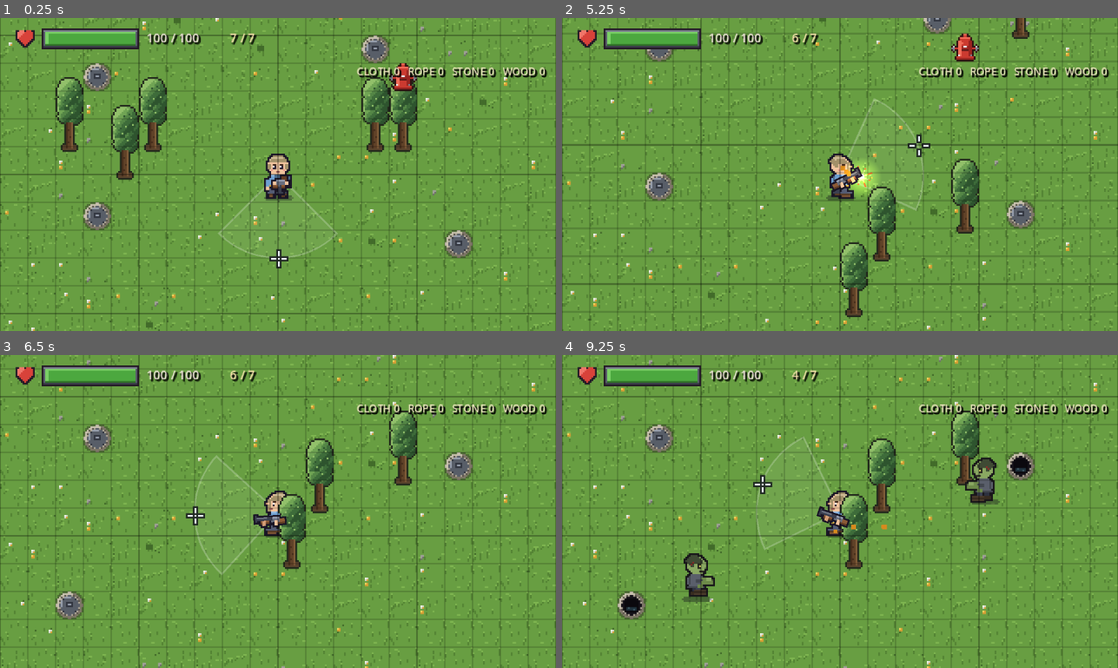
Above: before the commit, frames 1-4 (two rows, left to right).
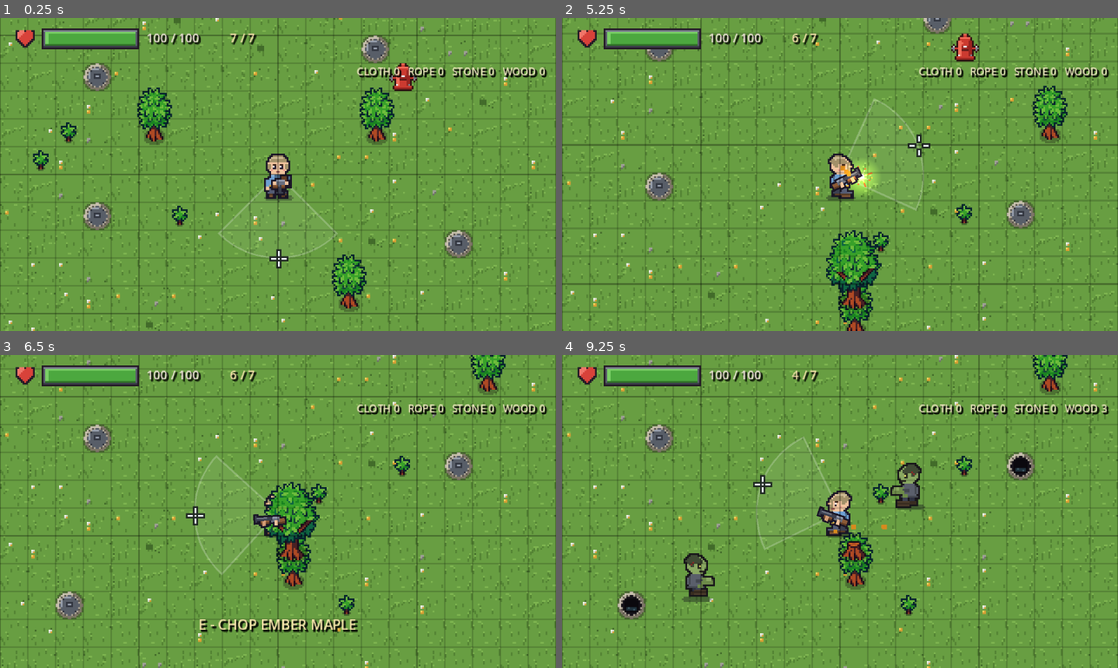
Above: after the commit, the same moments.

Repository: zhoucswift-cmd/pixel-survivor
Game: Godot game, scene res://scenes/main.tscn
Same seed, same stepped clock (60 frames per second), same inputs: the game is played once before the commit and once after it. This scene is started directly instead of the project's main scene.
Inputs (mouse positions are in pixels of both pictures, inside the frame that each line leads up to):
- Up to frame 1 (0.25 s): no input
- Up to frame 2 (5.25 s): tap Enter at 0.5, 4.25 s; move the mouse to (962, 158) at 0.52 s; hold D (move_right) 0.53-1.25 s; hold E (interact) 0.53-1.25 s; click (962, 158) at 0.67 s; drag from (728, 190) to (812, 237) at 1.27 s; tap Space at 2, 5 s; move the mouse to (895, 105) at 2.02 s; hold D (move_right) 2.03-2.75 s; hold E (interact) 2.03-2.75 s; drag from (812, 237) to (673, 127) at 2.77 s; move the mouse to (1006, 221) at 3.52 s; hold A (move_left) 3.53-4.25 s; hold E (interact) 3.53-4.25 s; tap U at 3.6 s; tap R (reload) at 4.15 s; drag from (840, 174) to (756, 96) at 4.27 s; move the mouse to (867, 174) at 5.02 s; hold S (move_down) from 5.03 s (still down); hold E (interact) from 5.03 s (still down); tap V at 5.1 s; click (867, 174) at 5.17 s
- Up to frame 3 (6.5 s): release S (move_down) at 5.75 s; release E (interact) at 5.75 s; drag from (194, 433) to (166, 527) at 5.77 s
- Up to frame 4 (9.25 s): tap Enter at 6.5 s; move the mouse to (962, 495) at 6.52 s; hold W (move_up) 6.53-7.25 s; hold E (interact) 6.53-7.25 s; tap H at 6.6 s; drag from (728, 527) to (812, 574) at 7.27 s; move the mouse to (895, 442) at 8.02 s; hold S (move_down) 8.03-8.75 s; hold E (interact) 8.03-8.75 s; drag from (812, 574) to (673, 464) at 8.77 s

The runs differ from the first frame. In frame 1, 5.0% of the frame differs, in the area x 5-75%, y 18-94%; in frame 2, 4.4%; in frame 3, 5.0%; in frame 4, 4.6%.

Commit message:
feat: 草地的树换成 EMBER MAPLE（余烬枫，5 个生长阶段 + E 砍树掉木头 + 树桩再生）

Diff:
--- a/scenes/tree.tscn
+++ b/scenes/tree.tscn
@@ -1,21 +1,22 @@
 [gd_scene load_steps=4 format=3]
 
 [ext_resource type="Script" path="res://scripts/tree_prop.gd" id="1_script"]
-[ext_resource type="Texture2D" path="res://assets/base/tree.png" id="2_tex"]
+[ext_resource type="Texture2D" path="res://assets/base/ember_maple.png" id="2_tex"]
 
 [sub_resource type="RectangleShape2D" id="1_shape"]
-size = Vector2(12, 10)
+size = Vector2(16, 10)
 
 [node name="Tree" type="Node2D"]
 script = ExtResource("1_script")
 
 [node name="Sprite" type="Sprite2D" parent="."]
 centered = false
-offset = Vector2(-8, -44)
+offset = Vector2(-16, -48)
+hframes = 5
 texture = ExtResource("2_tex")
 
 [node name="Body" type="StaticBody2D" parent="."]
 
 [node name="Shape" type="CollisionShape2D" parent="Body"]
-position = Vector2(0, -5)
+position = Vector2(0, -6)
 shape = SubResource("1_shape")
--- a/scripts/main.gd
+++ b/scripts/main.gd
@@ -81,11 +81,28 @@
 			continue
 		used[cell] = true
 		var tree: Node2D = TREE_SCENE.instantiate()
+		# 每棵随机一个生长阶段（幼苗 ~ 大枫树）
+		tree.stage = rng.randi_range(1, 3)
 		# 树根落在格子底边中间，树冠往上 3 格
 		tree.position = Vector2(cell.x * 16.0 + 8.0, cell.y * 16.0 + 16.0)
+		tree.add_to_group("trees")
 		add_child(tree)
 		placed += 1
 	print("草地种树：%d 棵" % placed)
+
+
+## 玩家旁边能砍的成熟余烬枫（最近的那棵，没有就 null）
+func _tree_near_player() -> Node2D:
+	var best: Node2D = null
+	var best_dist := INF
+	for tree in get_tree().get_nodes_in_group("trees"):
+		if not tree.can_chop():
+			continue
+		var d: float = tree.global_position.distance_to(_player.global_position)
+		if d <= 44.0 and d < best_dist:
+			best = tree
+			best_dist = d
+	return best
 
 
 ## 草地是 20x20 格，离边界 2 格内可以回基地
@@ -100,11 +117,18 @@
 
 
 func _unhandled_input(event: InputEvent) -> void:
-	if event.is_action_pressed("interact") and at_edge():
-		# 回到基地时出现在楼梯上
-		GameState.base_spawn_at_stairs = true
-		get_tree().change_scene_to_file("res://scenes/base.tscn")
-		return
+	if event.is_action_pressed("interact"):
+		# 旁边有成熟的余烬枫：砍它掉木头
+		var tree := _tree_near_player()
+		if tree != null:
+			var wood: int = tree.chop()
+			GameState.add_item("wood", wood)
+			return
+		if at_edge():
+			# 回到基地时出现在楼梯上
+			GameState.base_spawn_at_stairs = true
+			get_tree().change_scene_to_file("res://scenes/base.tscn")
+			return
 	if event is InputEventKey and event.pressed and not event.echo:
 		match event.keycode:
 			KEY_H:
@@ -117,9 +141,14 @@
 func _process(_delta: float) -> void:
 	_ammo_label.text = _player.ammo_display()
 	_items_label.text = "CLOTH %d   ROPE %d   STONE %d   WOOD %d" % [GameState.cloth, GameState.rope, GameState.stone, GameState.wood]
-	var edge := at_edge()
-	_travel_label.visible = edge
-	_travel_label.text = "E - BACK TO BASE" if edge else ""
+	var tree_now := _tree_near_player()
+	if tree_now != null:
+		_travel_label.visible = true
+		_travel_label.text = "E - CHOP EMBER MAPLE"
+	else:
+		var edge := at_edge()
+		_travel_label.visible = edge
+		_travel_label.text = "E - BACK TO BASE" if edge else ""
 	# 霰弹枪靠扇形提示，不显示准心（武器资源里的 show_crosshair）
 	_crosshair.visible = _player.weapon.show_crosshair
 
--- a/scripts/tree_prop.gd
+++ b/scripts/tree_prop.gd
@@ -1,17 +1,58 @@
 extends Node2D
-## 草地上的小街道绿化树：树干挡路，玩家走到树前面时盖住树，走到树后面时被树挡住。
+## EMBER MAPLE（余烬枫）：一棵会长的树。
+## 5 个阶段：0 种子 / 1 幼苗 / 2 小树 / 3 大枫树 / 4 树桩
+## - 阶段 0~2 会自己慢慢长大（每 GROW_SECONDS 秒长一级）
+## - 长到 3（大枫树）后可以按 E 砍，掉木头并变成树桩（4）
+## - 树桩过 REGROW_SECONDS 秒重新发芽，从幼苗（1）重新长
+## 树干挡路，玩家站到树前面时树画在人物后面，反之盖住人物。
 
 const TILE := 16.0
+const STAGE_SEED := 0
+const STAGE_SPROUT := 1
+const STAGE_SMALL := 2
+const STAGE_MATURE := 3
+const STAGE_STUMP := 4
+
+## 每级生长时间（秒）
+@export var grow_seconds := 22.0
+## 树桩重新发芽的时间（秒）
+@export var regrow_seconds := 45.0
+## 砍一棵成熟树掉多少木头
+@export var wood_per_chop := 3
+## 起始阶段（_scatter_trees 会随机）
+@export var stage := STAGE_SMALL
+
+signal chopped(wood: int)
 
 var _player: Node2D = null
+var _sprite: Sprite2D = null
+var _shape: CollisionShape2D = null
+var _timer := 0.0
 
 
 func _ready() -> void:
 	z_index = -1
 	_player = get_tree().get_first_node_in_group("player")
+	_sprite = $Sprite
+	_shape = $Body/Shape
+	_apply_stage()
 
 
-func _process(_delta: float) -> void:
+func _process(delta: float) -> void:
+	# 生长 / 再生计时
+	if stage <= STAGE_SMALL:
+		_timer += delta
+		if _timer >= grow_seconds:
+			_timer = 0.0
+			stage += 1
+			_apply_stage()
+	elif stage == STAGE_STUMP:
+		_timer += delta
+		if _timer >= regrow_seconds:
+			_timer = 0.0
+			stage = STAGE_SPROUT
+			_apply_stage()
+
 	if _player == null:
 		return
 	# 玩家比树根低 = 站在树前面：树画在后面（-1）
@@ -19,3 +60,29 @@
 	var want := -1 if _player.global_position.y + 6.0 > global_position.y else 2
 	if want != z_index:
 		z_index = want
+
+
+## 成熟的树才能砍；砍完变树桩
+func can_chop() -> bool:
+	return stage == STAGE_MATURE
+
+
+func chop() -> int:
+	if not can_chop():
+		return 0
+	stage = STAGE_STUMP
+	_timer = 0.0
+	_apply_stage()
+	chopped.emit(wood_per_chop)
+	return wood_per_chop
+
+
+func _apply_stage() -> void:
+	if _sprite != null:
+		_sprite.frame = clampi(stage, 0, 4)
+	# 只有小树以上才有树干碰撞，幼苗/种子不挡路
+	if _shape != null:
+		_shape.disabled = stage < STAGE_SMALL
+	# 树桩矮一点，碰撞也小一点
+	if _shape != null:
+		_shape.position = Vector2(0, -4 if stage == STAGE_STUMP else -6)
Binary file added: assets/base/ember_maple.png
Not shown, added: assets/base/ember_maple.png.import
Binary file changed: docs/screenshots/meadow_trees.png
